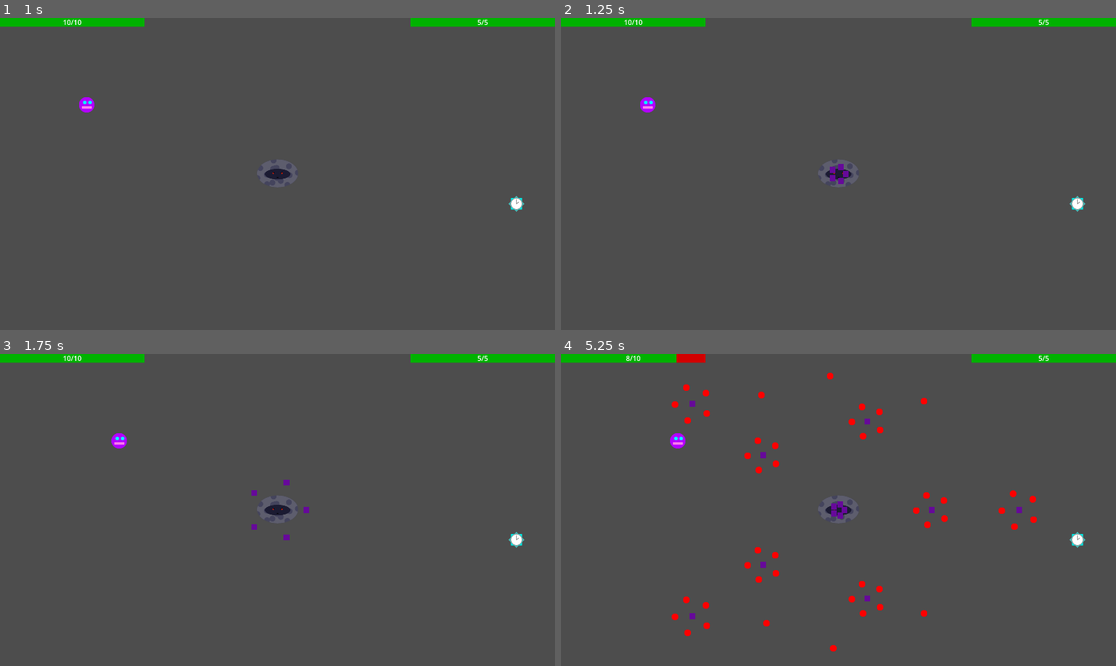
Above: before the commit, frames 1-4 (two rows, left to right).
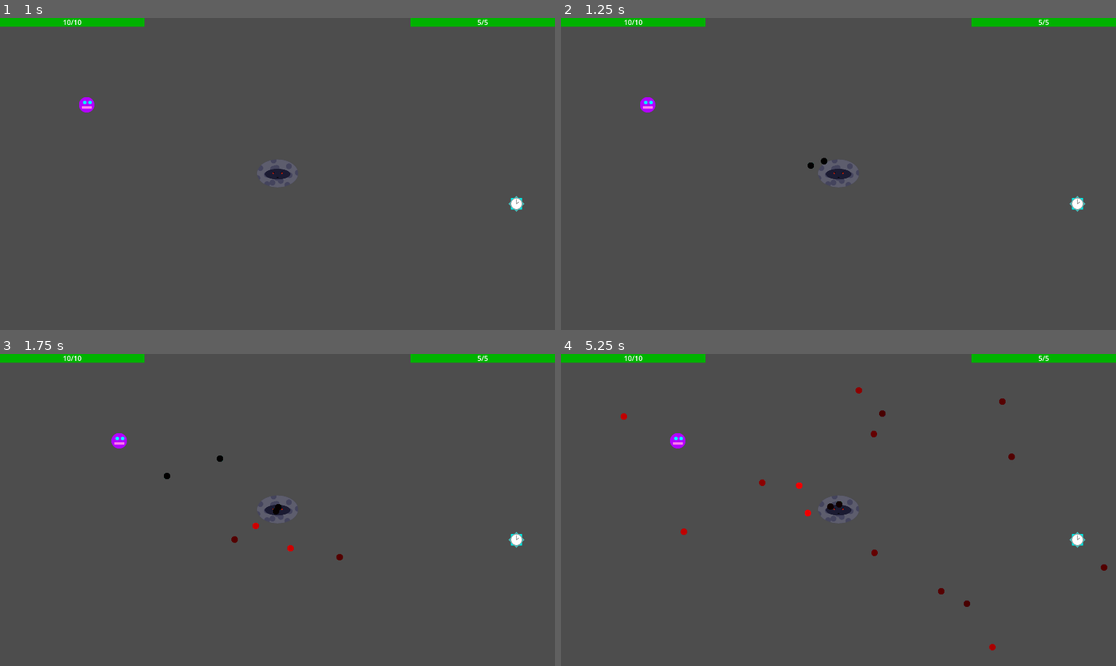
Above: after the commit, the same moments.

Repository: Antoine-Lagache/GameJam_2025
Game: Godot game, scene res://scene/start_menu.tscn
The game is run twice, just before and just after one commit, with the same random seed, the same clock (stepped at 60 frames per second) and the same inputs.
Inputs (mouse positions are in pixels of both pictures, inside the frame that each line leads up to):
- Up to frame 1 (1 s): click "Start Game" at 0.5 s
- Up to frame 2 (1.25 s): no input
- Up to frame 3 (1.75 s): move the mouse to (399, 494) at 1.27 s; hold Right (right) from 1.28 s (still down); hold Shift from 1.28 s (still down)
- Up to frame 4 (5.25 s): move the mouse to (727, 525) at 2.02 s; release Right (right) at 2.03 s; release Shift at 2.03 s; hold Down (down) 2.03-2.78 s; tap Shift at 2.1, 3.6, 5.1 s; move the mouse to (894, 441) at 2.77 s; hold Right (right) 2.78-3.53 s; hold Shift 2.78-3.53 s; move the mouse to (810, 572) at 3.52 s; hold Up (up) 3.53-4.28 s; move the mouse to (1005, 556) at 4.27 s; hold Shift 4.28-5.03 s; hold Left (left) from 4.28 s (still down); move the mouse to (672, 463) at 5.02 s

Frame 1 is identical in both runs. In frame 2, 0.1% of the frame differs, in the area x 44-52%, y 44-54%; in frame 3, 0.2%; in frame 4, 1.8%, in the area x 10-99%, y 0-96%.

Commit message:
player flash shader

Diff:
--- a/gamejame/project.godot
+++ b/gamejame/project.godot
@@ -11,7 +11,7 @@
 [application]
 
 config/name="GameJame"
-run/main_scene="uid://xrnld6ll3m0h"
+run/main_scene="uid://bxp0mugwbw7sc"
 config/features=PackedStringArray("4.4", "Forward Plus")
 config/icon="res://icon.svg"
 
@@ -23,6 +23,7 @@
 
 window/size/viewport_width=1920
 window/size/viewport_height=1080
+window/size/mode=3
 
 [input]
 
--- a/gamejame/scene/menu_button.tscn
+++ b/gamejame/scene/menu_button.tscn
@@ -10,6 +10,5 @@
 
 [node name="hoverSound" type="AudioStreamPlayer2D" parent="."]
 stream = ExtResource("5_7ddbv")
-bus = &"Hover_sound"
 
 [connection signal="mouse_entered" from="." to="." method="_on_mouse_entered"]
--- /dev/null
+++ b/gamejame/scene/player.gdshader
@@ -0,0 +1,15 @@
+shader_type canvas_item;
+
+uniform vec4 flash_color = vec4(1.0);
+uniform float flash_modifier: hint_range(0.0, 1.0) = 1;
+
+void fragment() {
+	vec4 color = texture(TEXTURE, UV);
+	color.rgb = mix(color.rgb, flash_color.rgb, flash_modifier);
+	COLOR = color;
+}
+
+//void light() {
+//	// Called for every pixel for every light affecting the CanvasItem.
+//	// Uncomment to replace the default light processing function with this one.
+//}
--- a/gamejame/scene/player.tscn
+++ b/gamejame/scene/player.tscn
@@ -1,24 +1,32 @@
-[gd_scene load_steps=6 format=3 uid="uid://ceov563nujslq"]
+[gd_scene load_steps=8 format=3 uid="uid://ceov563nujslq"]
 
 [ext_resource type="Script" uid="uid://bsa4bkgiml488" path="res://script/player.gd" id="1_xo3ru"]
 [ext_resource type="Texture2D" uid="uid://doae567ean0r2" path="res://sprites/player.png" id="2_hjaqi"]
+[ext_resource type="Shader" uid="uid://b6gw67ia7wavn" path="res://scene/player.gdshader" id="2_s4jxa"]
 [ext_resource type="PackedScene" uid="uid://lmckkoynou7k" path="res://scene/health_bar.tscn" id="3_fvtld"]
 [ext_resource type="AudioStream" uid="uid://bdkgtfjulpvtn" path="res://sounds/hero_hit.mp3" id="4_ct4mp"]
 
 [sub_resource type="CircleShape2D" id="CircleShape2D_fvtld"]
 radius = 38.0
 
+[sub_resource type="ShaderMaterial" id="ShaderMaterial_oh5ij"]
+resource_local_to_scene = true
+shader = ExtResource("2_s4jxa")
+shader_parameter/flash_color = Vector4(1, 1, 1, 1)
+shader_parameter/flash_modifier = 0.0
+
 [node name="Player" type="CharacterBody2D"]
 script = ExtResource("1_xo3ru")
-
-[node name="Sprite2D" type="Sprite2D" parent="."]
-position = Vector2(0.499992, 1.5)
-scale = Vector2(1.54, 1.54)
-texture = ExtResource("2_hjaqi")
 
 [node name="CollisionShape2D" type="CollisionShape2D" parent="."]
 position = Vector2(-0.5, 0.5)
 shape = SubResource("CircleShape2D_fvtld")
+
+[node name="Sprite2D" type="Sprite2D" parent="."]
+material = SubResource("ShaderMaterial_oh5ij")
+position = Vector2(0.499992, 1.5)
+scale = Vector2(1.54, 1.54)
+texture = ExtResource("2_hjaqi")
 
 [node name="CanvasLayer" type="CanvasLayer" parent="."]
 
@@ -27,3 +35,9 @@
 [node name="HeroHit" type="AudioStreamPlayer" parent="."]
 stream = ExtResource("4_ct4mp")
 bus = &"Hero_hit"
+
+[node name="Flash_Timer" type="Timer" parent="."]
+wait_time = 0.1
+one_shot = true
+
+[connection signal="timeout" from="Flash_Timer" to="." method="_on_flash_timer_timeout"]
--- a/gamejame/script/mechant.gd
+++ b/gamejame/script/mechant.gd
@@ -12,7 +12,8 @@
 	add_to_group("mechant")
 	var screen = DisplayServer.window_get_size()
 	position = Vector2(screen.x/2, screen.y/2)
-	pattern.pattern_id=6
+	print(position)
+	pattern.pattern_id=4
 	add_child(pattern)
 	$CanvasLayer/Health_bar.max_health = 5
 	$CanvasLayer/Health_bar.position = Vector2(screen.x - $CanvasLayer/Health_bar/red.size.x,0)
--- a/gamejame/script/player.gd
+++ b/gamejame/script/player.gd
@@ -14,6 +14,8 @@
 func loose_pv():
 	if i_frames <= 0:
 		hero_hit.play()
+		$Sprite2D.material.set_shader_parameter("flash_modifier", 0.7)
+		$Flash_Timer.start()
 		$CanvasLayer/Health_bar.health += -1
 		if $CanvasLayer/Health_bar.health == 0:
 			get_tree().change_scene_to_file("res://scene/gameover.tscn")
@@ -40,7 +42,7 @@
 		position.y = screen_size.y-size_player.y
 		velocity.y = -abs(-velocity.y)
 
-	if Input.is_key_pressed(KEY_SHIFT):
+	elif Input.is_key_pressed(KEY_SHIFT):
 		velocity = direction*SPEED/2
 	else:
 		velocity = direction*SPEED
@@ -49,3 +51,7 @@
 		i_frames -= 1
 
 	move_and_slide()
+
+
+func _on_flash_timer_timeout() -> void:
+	$Sprite2D.material.set_shader_parameter("flash_modifier", 0.0)
Not shown: 1 places in gamejame/scene/big_bullet.tscn that only renumber resources
Not shown: 1 places in gamejame/scene/menu_button.tscn that only renumber resources
Not shown, added: gamejame/scene/player.gdshader.uid
Not shown: 1 places in gamejame/scene/start_menu.tscn that only renumber resources
